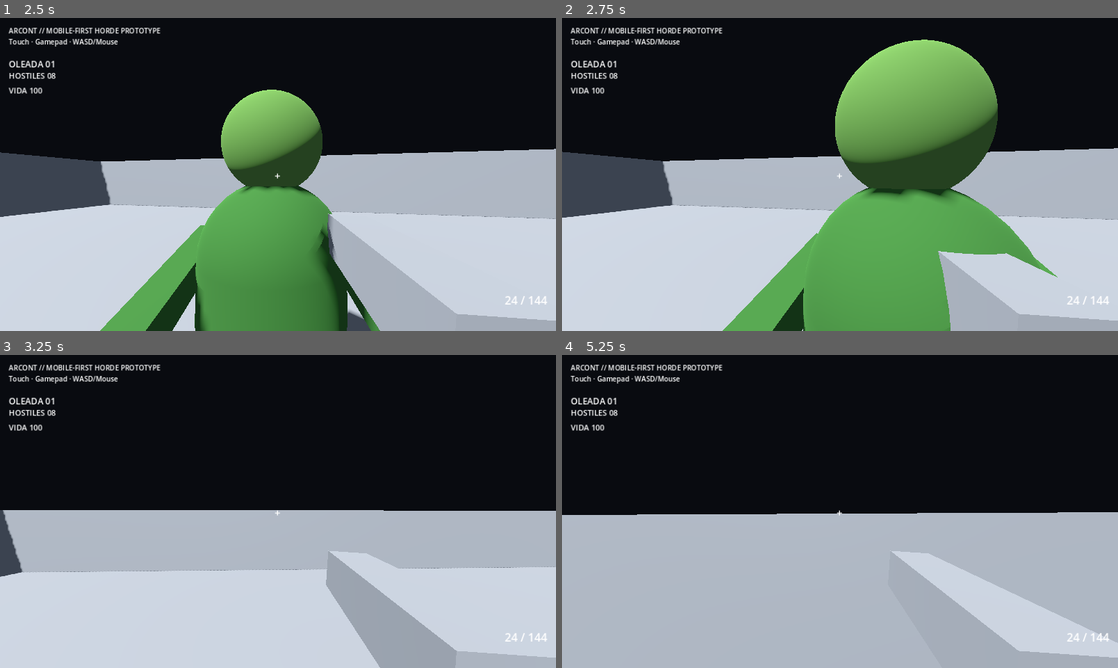
Above: before the commit, frames 1-4 (two rows, left to right).
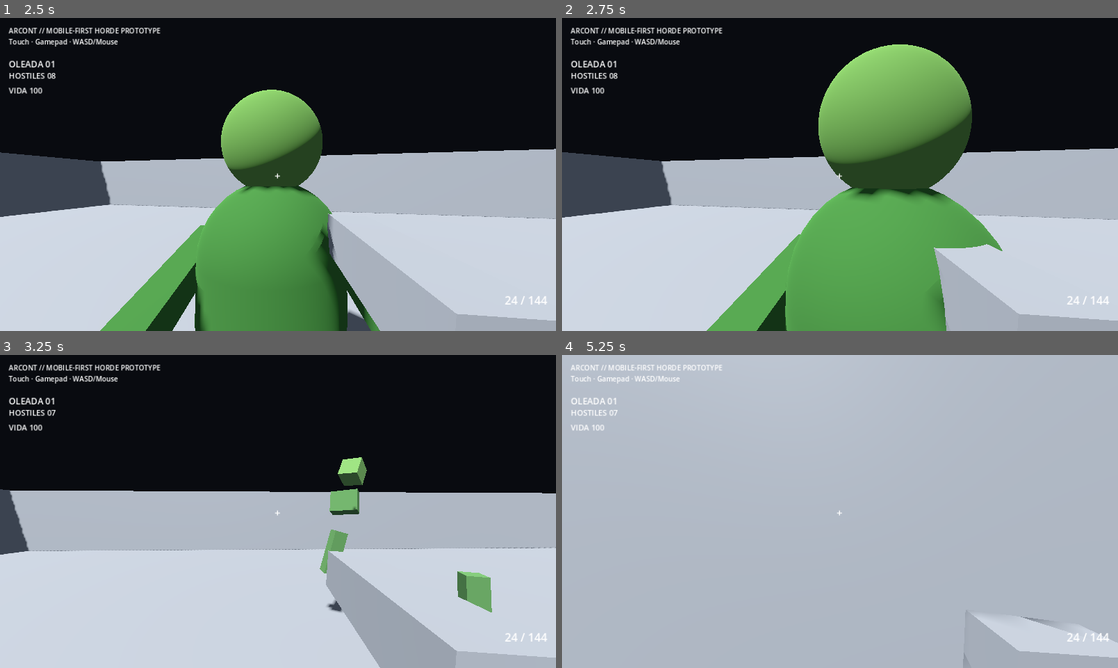
Above: after the commit, the same moments.

Repository: heliossamuelhernandezreyes/Arcont
Game: Godot game, scene res://scenes/main.tscn
Same seed, same stepped clock (60 frames per second), same inputs: the game is played once before the commit and once after it.
Inputs (mouse positions are in pixels of both pictures, inside the frame that each line leads up to):
- Up to frame 1 (2.5 s): move the mouse to (272, 180) at 0.52 s; hold Shift (sprint) 0.53-1.28 s; hold W (move_forward) from 0.53 s (still down); click (272, 180) at 0.67 s; tap Space (jump) at 0.77, 1.52 s; move the mouse to (316, 177) at 1.27 s; tap Shift (sprint) at 1.35 s; move the mouse to (233, 171) at 2.02 s; hold Shift (sprint) from 2.03 s (still down)
- Up to frame 2 (2.75 s): keep holding W (move_forward); keep holding Shift (sprint)
- Up to frame 3 (3.25 s): move the mouse to (283, 511) at 2.77 s; release W (move_forward) at 2.78 s; release Shift (sprint) at 2.78 s; hold A (move_left) from 2.78 s (still down); tap Shift (sprint) at 2.85 s; click (283, 511) at 2.92 s; tap Space (jump) at 3.02 s
- Up to frame 4 (5.25 s): move the mouse to (817, 505) at 3.52 s; release A (move_left) at 3.53 s; hold Shift (sprint) 3.53-4.28 s; hold W (move_forward) from 3.53 s (still down); tap Space (jump) at 3.77, 4.52 s; move the mouse to (867, 511) at 4.27 s; tap Shift (sprint) at 4.35 s; move the mouse to (812, 511) at 5.02 s; hold Shift (sprint) from 5.03 s (still down); click (812, 511) at 5.17 s

Frame 1 is identical in both runs. In frame 2, 8.3% of the frame differs, in the area x 0-100%, y 6-100%; in frame 3, 14%; in frame 4, 53%, in the area x 0-100%, y 0-97%.

Commit message:
feat: connect enemy attacks to player health and mobile gore budget

Diff:
--- a/scripts/enemy.gd
+++ b/scripts/enemy.gd
@@ -7,6 +7,9 @@
 @export var acceleration := 10.0
 @export var contact_damage := 8.0
 @export var attack_cooldown := 0.8
+@export var desktop_gib_parts := 6
+@export var mobile_gib_parts := 3
+@export var gib_lifetime := 6.0
 
 var health := 100.0
 var target: Node3D
@@ -27,15 +30,17 @@
 	if target and is_instance_valid(target):
 		var to_target := target.global_position - global_position
 		to_target.y = 0.0
-		if to_target.length() > 0.05:
+		var distance := to_target.length()
+		if distance > 0.05:
 			var dir := to_target.normalized()
 			velocity.x = move_toward(velocity.x, dir.x * move_speed, acceleration * delta)
 			velocity.z = move_toward(velocity.z, dir.z * move_speed, acceleration * delta)
 			look_at(global_position + Vector3(dir.x, 0.0, dir.z), Vector3.UP)
-		if to_target.length() < 1.25 and attack_timer <= 0.0:
+		if distance < 1.25 and attack_timer <= 0.0:
 			attack_timer = attack_cooldown
-			# Placeholder de contacto. Más adelante se conectará a vida/armadura del jugador.
-			print("ARCONT zombie attack: ", contact_damage)
+			if target.has_method("apply_damage"):
+				var push_dir := (target.global_position - global_position).normalized()
+				target.apply_damage(contact_damage, push_dir)
 	move_and_slide()
 
 func apply_hit(hit_point: Vector3, shot_direction: Vector3, base_damage := 34.0) -> void:
@@ -52,7 +57,6 @@
 		multiplier = 0.7
 	var damage := base_damage * multiplier
 	health -= damage
-	print("ARCONT hit zone=", zone, " damage=", snapped(damage, 0.1), " hp=", snapped(max(health, 0.0), 0.1))
 	if health <= 0.0:
 		_die(shot_direction, zone)
 
@@ -76,9 +80,12 @@
 		{"offset": Vector3(-0.18, -0.58, 0), "size": Vector3(0.24, 0.82, 0.26), "mass": 1.8},
 		{"offset": Vector3(0.18, -0.58, 0), "size": Vector3(0.24, 0.82, 0.26), "mass": 1.8}
 	]
-	for i in parts.size():
+	var part_limit := mobile_gib_parts if OS.has_feature("mobile") else desktop_gib_parts
+	part_limit = clampi(part_limit, 0, parts.size())
+	for i in part_limit:
 		var data: Dictionary = parts[i]
 		var body := RigidBody3D.new()
+		body.add_to_group("gib")
 		body.mass = data.mass
 		body.global_position = global_position + data.offset
 		body.rotation = rotation
@@ -101,5 +108,4 @@
 		var extra := 1.8 if zone == "head" and i == 0 else 1.0
 		body.apply_central_impulse((shot_direction.normalized() * 4.8 + Vector3.UP * 2.0) * data.mass * extra)
 		body.apply_torque_impulse(Vector3(randf_range(-2.0, 2.0), randf_range(-2.0, 2.0), randf_range(-2.0, 2.0)))
-		var timer := root.get_tree().create_timer(8.0)
-		timer.timeout.connect(body.queue_free)
+		root.get_tree().create_timer(gib_lifetime).timeout.connect(body.queue_free)
